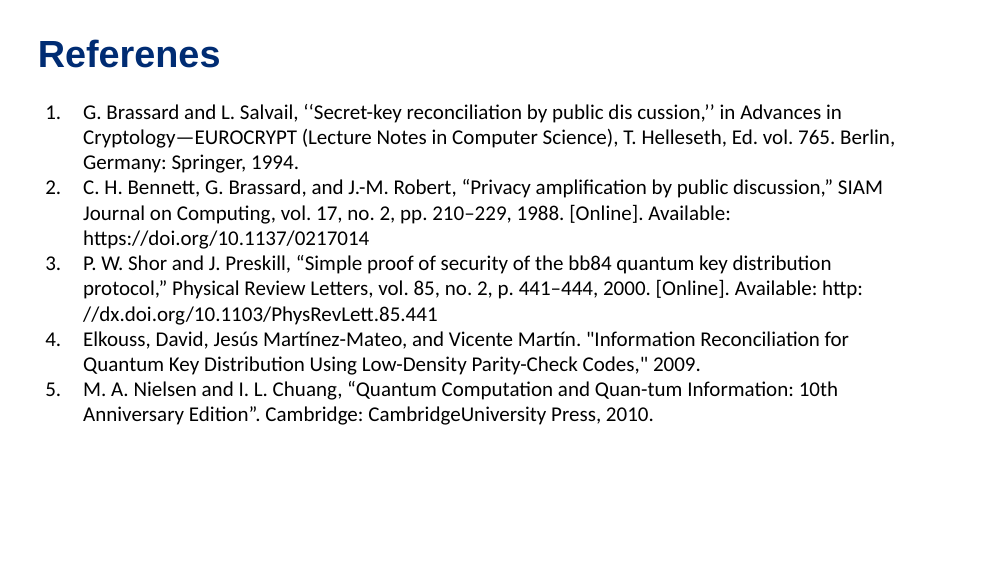
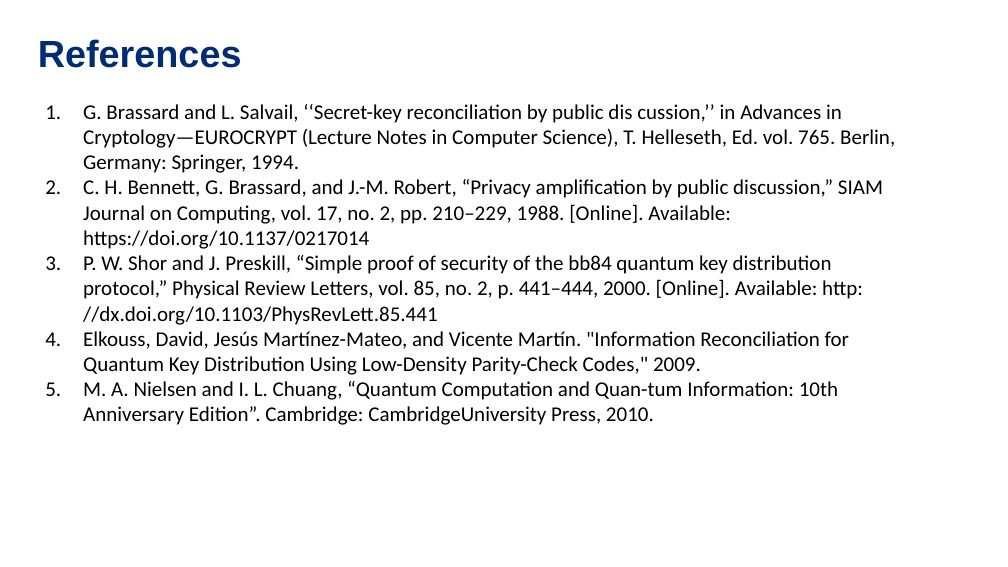
Before and after one commit to stm5340/EN.615.781.81.SP26_Final_Project, a slide deck: slide 13 of 615_781_Kuta_Nguyen_McLain.pptx. Drawn at 1008x567 pixels with LibreOffice and Linux fonts; fonts in the diff are those of the drawing. Boxes give left, top, right and bottom in pixels: in the first picture for what was removed or moved away, otherwise in the second. Text is boxed around its words. In the diff, an @@ line names an element or a change of style, - is before the commit and + after.

Commit message:
Typo fix

```diff
--- a/615_781_Kuta_Nguyen_McLain.pptx
+++ b/615_781_Kuta_Nguyen_McLain.pptx
@@ text at (38,39,242,68): text changed @@
-Referenes
+References
```
